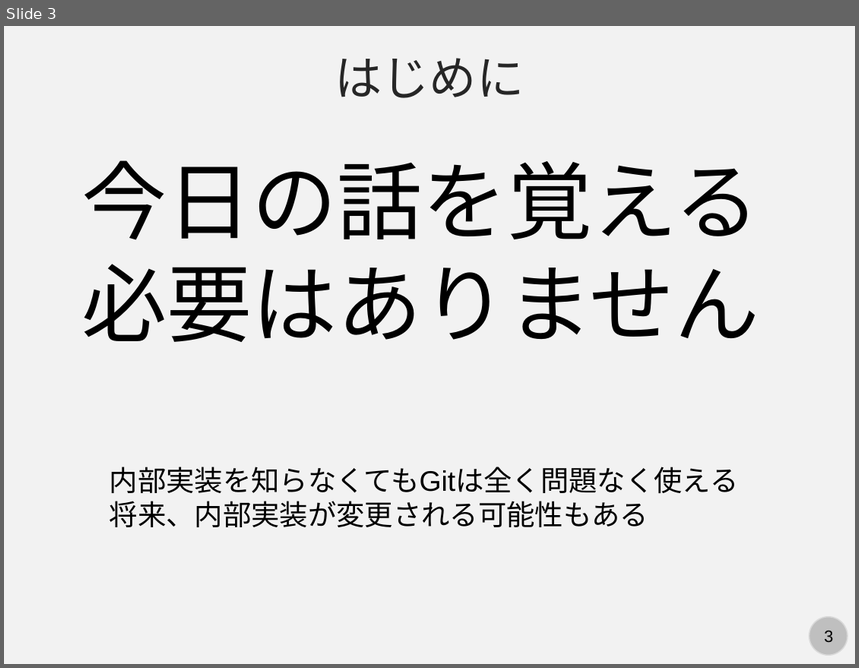
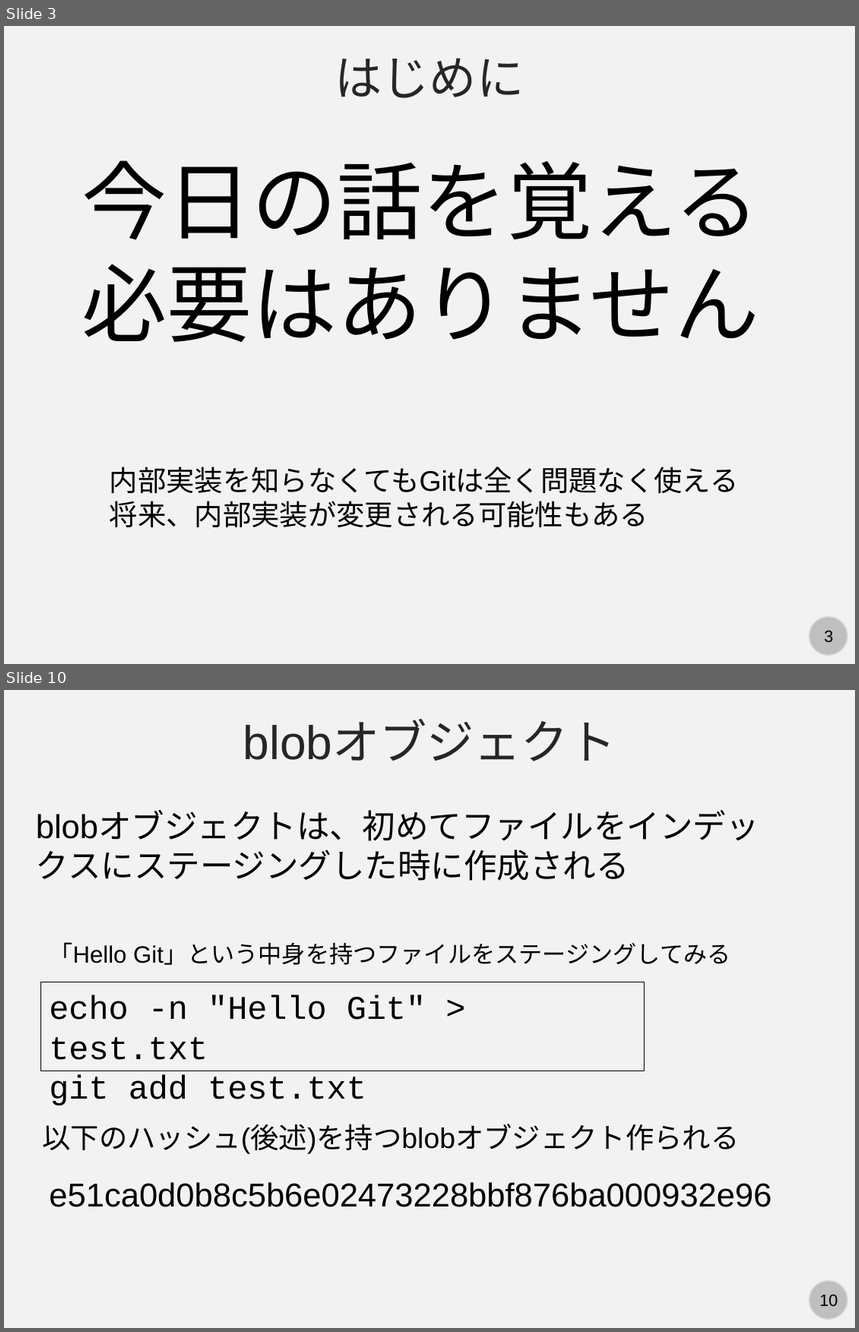
Before and after one commit to kaityo256/github, a slide deck: internals/fig/slide.pptx. Shown one above the other, each under a label of ours: slide 3 before the commit, slides 3 and 10 after it; the slides between them are not shown. The pictures are 859x668 and 859x1332 pixels, drawn with LibreOffice and Linux fonts; fonts in the diff are those of the drawing. Boxes give left, top, right and bottom in pixels: in the first picture for what was removed or moved away, otherwise in the second. Text is boxed around its words. In the diff, an @@ line names an element or a change of style, - is before the commit and + after.

```diff
--- a/internals/fig/slide.pptx
+++ b/internals/fig/slide.pptx
@@ slide 10 added at box(4, 690, 855, 1328), background #F2F2F2; not listed: 2 template elements that a slide beside it also shows @@
@@ text added at box(243, 721, 617, 761), 40 pt, text #262626 @@
+blobオブジェクト
@@ text added at box(36, 812, 759, 881), 28 pt, text #000000 @@
+blobオブジェクトは、初めてファイルをインデックスにステージングした時に作成される
@@ text added at box(49, 942, 731, 965), 20 pt, text #000000 @@
+「Hello Git」という中身を持つファイルをステージングしてみる
@@ rectangle added at box(40, 983, 644, 1072), outline #000000 0.75 pt, 28 pt, text #000000 @@
+echo -n "Hello Git" > test.txt
+git add test.txt
@@ text added at box(43, 1124, 740, 1154), 24 pt, text #000000 @@
+以下のハッシュ(後述)を持つblobオブジェクト作られる
@@ text added at box(49, 1182, 772, 1208), 28 pt, text #000000 @@
+e51ca0d0b8c5b6e02473228bbf876ba000932e96
```
Also in this commit, not shown: 1 slide changed, 8 other slides added, 36 slides removed.
